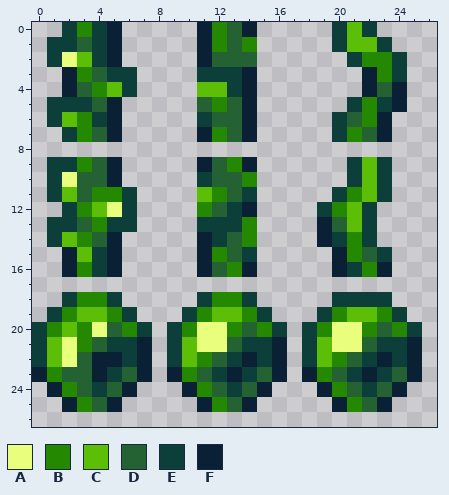
Pixel-art sprite, stored at Tiles/Verdant/Trees/ChlorophyteTree.png. The picture above is the old version.
The file is 54x54 pixels, drawn in blocks of 2x2; one block is one cell here.
Palette (. is transparent): A #eafe7e  B #248900  C #5dbe08  D #246133  E #0c3e3a  F #0a2034
Pixels before, first column x 0:
 0 ..EBEF.....FBDF.....ECE...
 1 .EEDEF.....FBDB.....ECCE..
 2 .EACEF.....FDDD......EBBE.
 3 ..FBDEE....EEEF.......FBE.
 4 ..FDBCE....CCEF.......FDF.
 5 .EEEDF.....DBDF......EBEF.
 6 .ECBEF.....EDDF.....EDBF..
 7 ..EBDF.....FBDF.....EBDF..
 8 ..........................
 9 .EEBDF.....FDBF......ECE..
10 .EADDF.....EDDB......ECE..
11 .ECDBBE....CBDE.....EBCE..
12 ..EBCAE....BDEF....EBCE...
13 .EEDBEE....EEEB....FDCE...
14 .ECBDF.....FEDB....FEBE...
15 ..FCEF.....FBDE.....FBDE..
16 ..FBEF.....FDBF.....FEBF..
17 ..........................
18 ..EBBE.....EBBE.....EEEE..
19 .EBCCBE...EBCCBE...EBCCBE.
20 EBCBADBE.EBAABDBE.EBAABDBE
21 ECABDEEF.ECAADEEF.ECAADEEF
22 ECADFFEF.ECBDEFEF.ECBDEFEF
23 FBDDFEDF.FBDEFEDF.FBDEFEDF
24 .FBDEDF...FBDEDF...FBDEDF.
25 ..FBDF.....FBDF.....FBDF..
And afterwards:
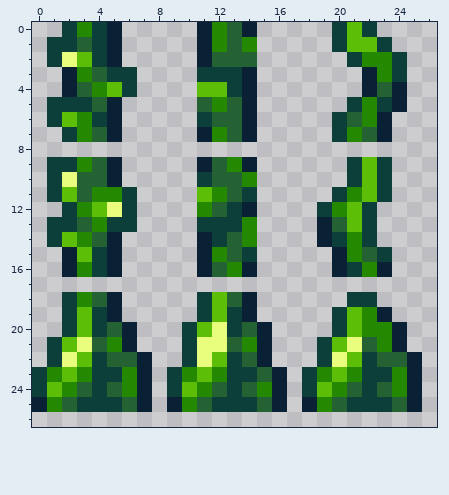
From old to new:
The author changed colour B to colour A in row 21 at x 3; in row 22 at x 11 and 20.
Colour B now appears in row 25 at x 1, 10 and 19.
The author changed colour C to colour B in row 19 at x 22.
The author changed colour D to colour B in row 20 at x 23; in row 23 at x 3, 6 and 24.
The author changed colour E to colour B in row 21 at x 5, 14 and 23; in row 23 at x 12 and 21.
The author changed colour F to colour B in row 24 at x 6, 15 and 24.
The author changed colour A to colour C in row 20 at x 11 and 21; in row 21 at x 2 and 20.
The author changed colour B to colour C in row 18 at x 12; in row 20 at x 3.
The author changed colour D to colour C in row 22 at x 3, 12 and 21; in row 23 at x 2, 11 and 20.
The author changed colour F to colour C in row 24 at x 1, 10 and 19.
Colour D now appears in row 25 at x 6, 15 and 24.
The author changed colour B to colour D in row 18 at x 4 and 13.
The author changed colour E to colour D in row 22 at x 6 and 24.
The author changed colour F to colour D in row 22 at x 5, 14 and 23; in row 25 at x 2, 11 and 20.
Colour E now appears in row 24 at x 0, 9 and 18.
The author changed colour A to colour E in row 20 at x 4 and 20.
The author changed colour B to colour E in row 19 at x 2, 11 and 20; in row 20 at x 10 and 13; in row 25 at x 3, 12 and 21.
The author changed colour C to colour E in row 19 at x 4 and 13; in row 20 at x 2; in rows 21 to 22 at x 1, 10 and 19.
The author changed colour D to colour E in row 25 at x 4, 13 and 22.
The author changed colour F to colour E in row 22 at x 4; in row 23 at x 0, 4, 9, 13, 18 and 22; in row 25 at x 5, 14 and 23.
Colour F now appears in row 24 at x 7, 16 and 25; in row 25 at x 0, 7, 9, 16, 18 and 25.
The author changed colour B to colour F in row 19 at x 5, 14 and 23; in row 20 at x 6, 15 and 24.
The author changed colour E to colour F in row 18 at x 5 and 14; in row 21 at x 6, 15 and 24; in row 22 at x 15.
Colour B is gone in row 20 at x 1 and 19.
Colour E is gone in row 18 at x 20 and 23; in row 19 at x 1, 6, 10, 15, 19 and 24; in row 20 at x 0, 7, 9, 16, 18 and 25; in rows 21 to 22 at x 0, 9 and 18.
Colour F is gone in row 21 at x 7, 16 and 25; in row 22 at x 16.
Pixel boxes of the changes (left, top, right, bottom) in both pictures:
changed: (32, 292, 422, 412)
